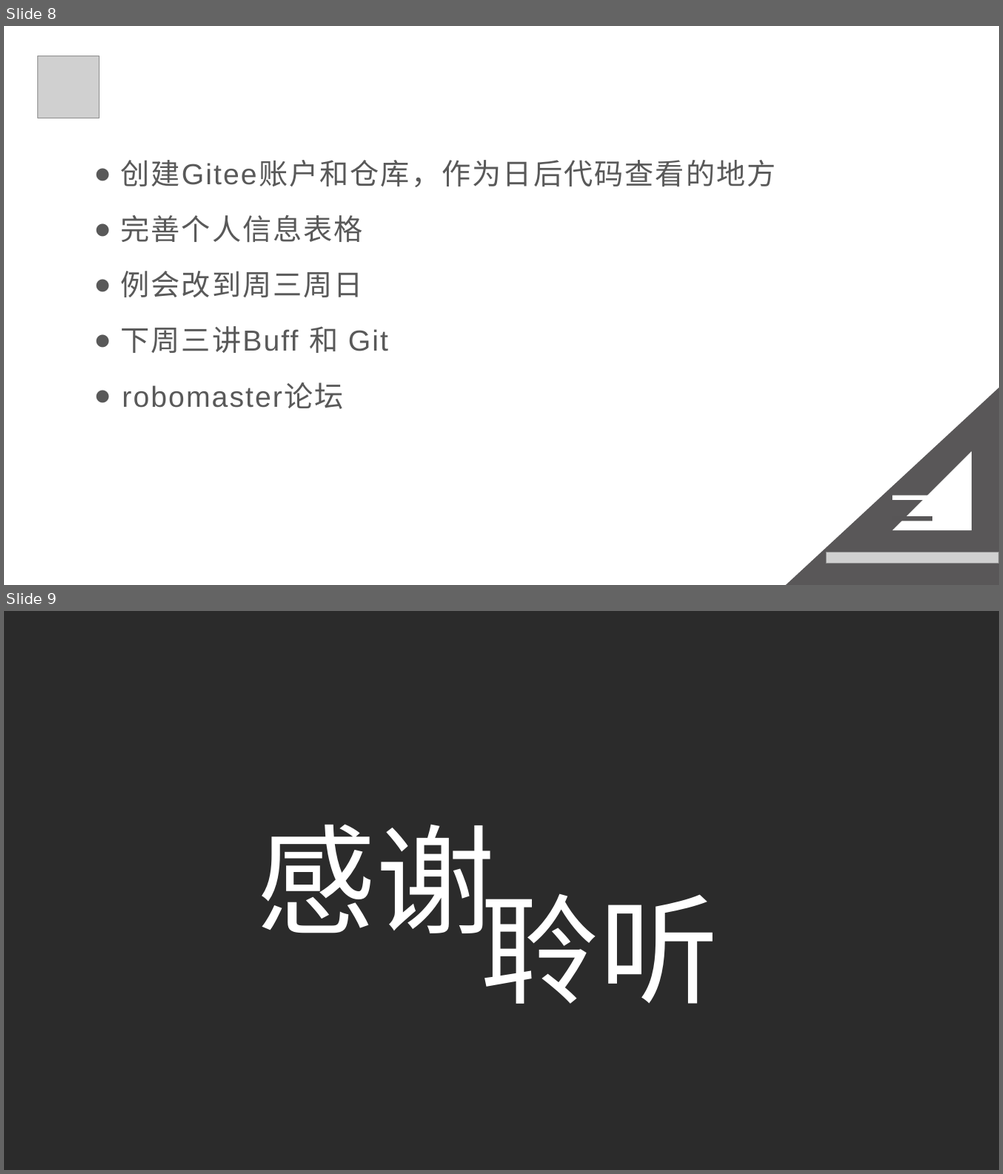
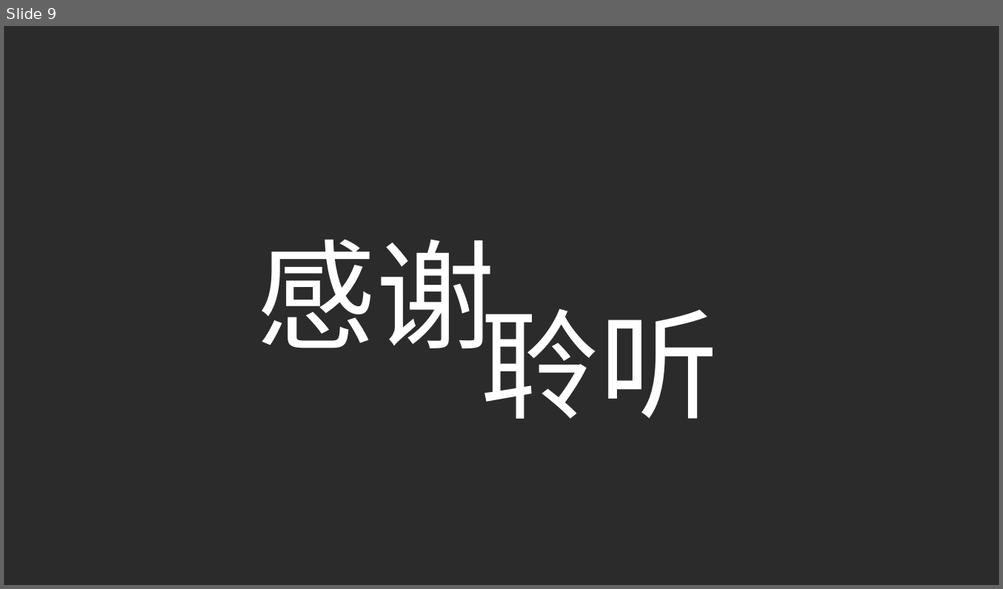
Before and after one commit to qdu-rm-cv/cv_note, a slide deck: PPTX/第三次组会.pptx. Shown one above the other, each under a label of ours: slides 8 and 9 before the commit, slide 9 after it. The pictures are 1003x1174 and 1003x589 pixels, drawn with LibreOffice and Linux fonts; fonts in the diff are those of the drawing; grey boxes stand for pictures; background and template pictures are left out; a plain dark background stands for a picture behind light text. Boxes give left, top, right and bottom in pixels: in the first picture for what was removed or moved away, otherwise in the second. Text is boxed around its words. In the diff, an @@ line names an element or a change of style, - is before the commit and + after.

```diff
--- a/PPTX/第三次组会.pptx
+++ b/PPTX/第三次组会.pptx
@@ slide 8 removed at box(4, 26, 999, 585), background #FFFFFF @@
@@ text removed at box(120, 160, 775, 409) @@
-● 创建Gitee账户和仓库，作为日后代码查看的地方
-● 完善个人信息表格
-● 例会改到周三周日
-● 下周三讲Buff 和 Git
-● robomaster论坛
@@ group removed at box(37, 56, 999, 585): 2 pictures, 2 right triangles, 2 rectangles @@
```
Also in this commit, not shown: 2 slides changed, 3 slides added, 2 other slides removed, 12 other files.
